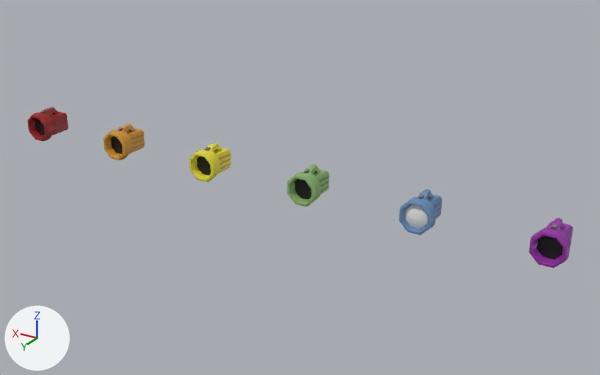
Renders of the FBX model Assets/Art/Models/Items/Functional/Tools/Generic/flashlights.fbx from each side of a commit.
Both versions are drawn from a 50 mm lens placed at (-2.17, 5.6, 2.8), pointed at (1.18, 0.01, 0.0). Every picture has the same lights, and +X, +Y and +Z are marked at lower left. Where no turn or scale is listed for an object, it has been applied to the vertices.

Names of what the first picture shows: 'Flashlight Blue', 'Flashlight Blue.001', 'Flashlight Blue.002', 'Flashlight Blue.003', 'Flashlight Blue.004', 'Flashlight Blue.005'.
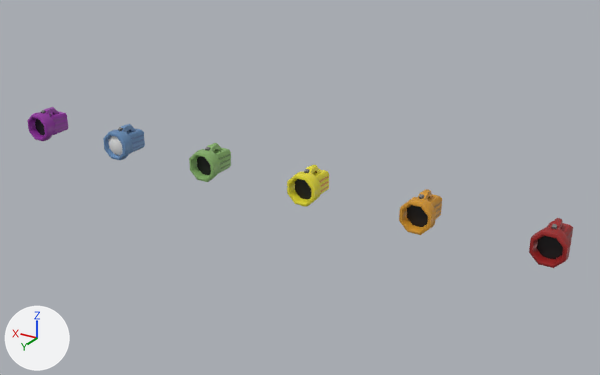
The newer file is also turned or shifted as a whole; pictures and numbers use the older file's frame.

The change in detail:
me_flashlight_001 has 148 vertices, 108 faces and spans x -0.132..0.132, y -0.09..0.252, z -0.26..0.025.
me_flashlight_001 is used by ob_flashlight_blue_001; location (1.0, 0.061, 0.25).
me_flashlight_001 part 6: the whole mesh is moved by (1.0, 0.0, 0.0).
me_flashlight_008 has 148 vertices, 108 faces and spans x -0.132..0.132, y -0.09..0.252, z -0.26..0.025.
me_flashlight_008 is used by ob_flashlight_blue_003; location (3.0, 0.061, 0.25).
me_flashlight_008 part 2: the whole mesh is moved by (-3.0, 0.0, 0.0).
me_flashlight_009 has 148 vertices, 108 faces and spans x -0.132..0.132, y -0.09..0.252, z -0.26..0.025.
me_flashlight_009 is used by ob_flashlight_blue_004; location (4.0, 0.061, 0.25).
me_flashlight_009 part 5: the whole mesh is moved by (-5.0, 0.0, 0.0).
me_flashlight has 148 vertices, 108 faces and spans x -0.132..0.132, y -0.09..0.252, z -0.26..0.025.
me_flashlight is used by ob_flashlight_blue; location (0.0, 0.061, 0.25).
me_flashlight part 4: the whole mesh is moved by (3.0, 0.0, 0.0).
me_flashlight_007 has 148 vertices, 108 faces and spans x -0.132..0.132, y -0.09..0.252, z -0.26..0.025.
me_flashlight_007 is used by ob_flashlight_blue_002; location (2.0, 0.061, 0.25).
me_flashlight_007 part 3: the whole mesh is moved by (-1.0, 0.0, 0.0).
me_flashlight_010 has 148 vertices, 108 faces and spans x -0.132..0.132, y -0.09..0.252, z -0.26..0.025.
me_flashlight_010 is used by ob_flashlight_blue_005; location (-1.0, 0.061, 0.25).
me_flashlight_010 part 1: the whole mesh is moved by (5.0, 0.0, 0.0).

Where the change shows, as pixel boxes (x1, y1, x2, y2) in the pictures (600 x 375 px):
'Flashlight Blue.005', mesh moved: before (529, 218, 573, 268); after (28, 107, 68, 141)
'Flashlight Blue.004', mesh moved: before (28, 107, 68, 141); after (529, 218, 573, 268)
'Flashlight Blue.003', mesh moved: before (103, 124, 145, 160); after (399, 189, 442, 235)
'Flashlight Blue.002', mesh moved: before (189, 143, 231, 182); after (287, 165, 329, 207)
'Flashlight Blue.001', mesh moved: before (287, 165, 329, 207); after (189, 143, 231, 182)
'Flashlight Blue', mesh moved: before (399, 189, 442, 235); after (103, 124, 145, 160)
